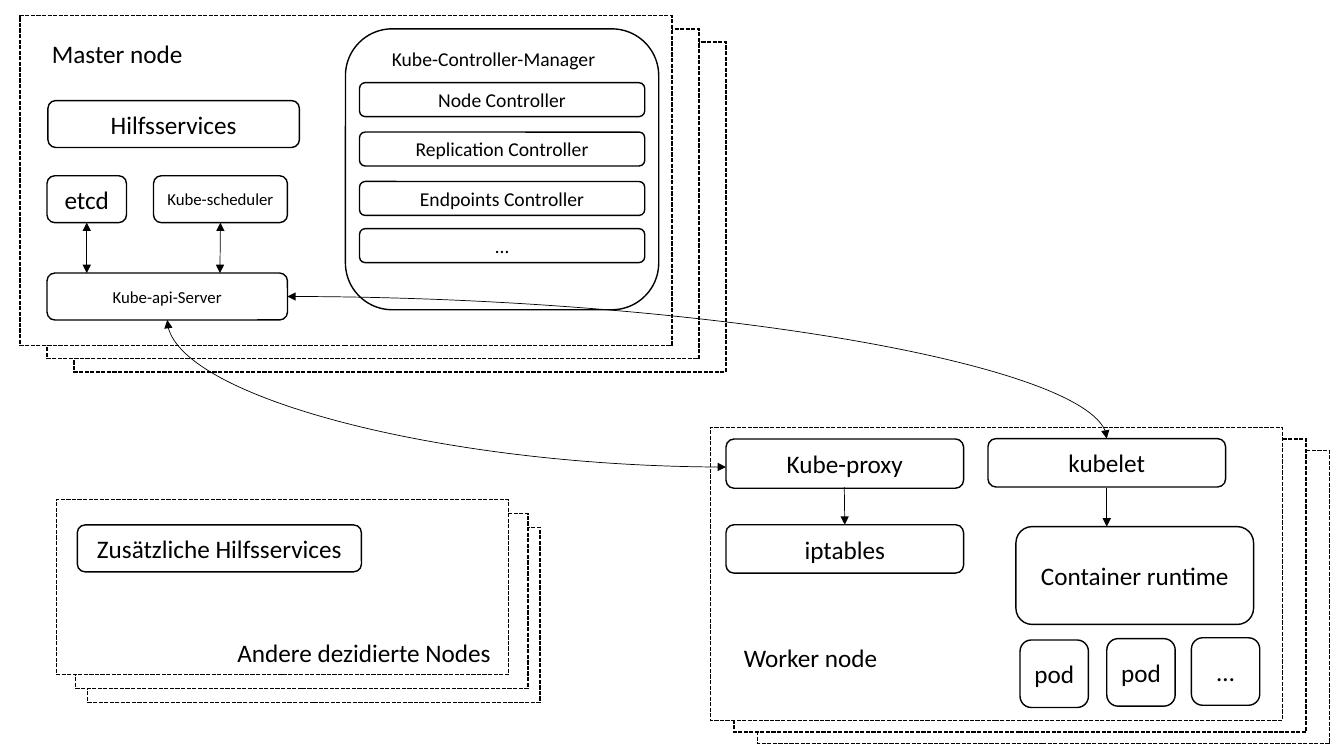
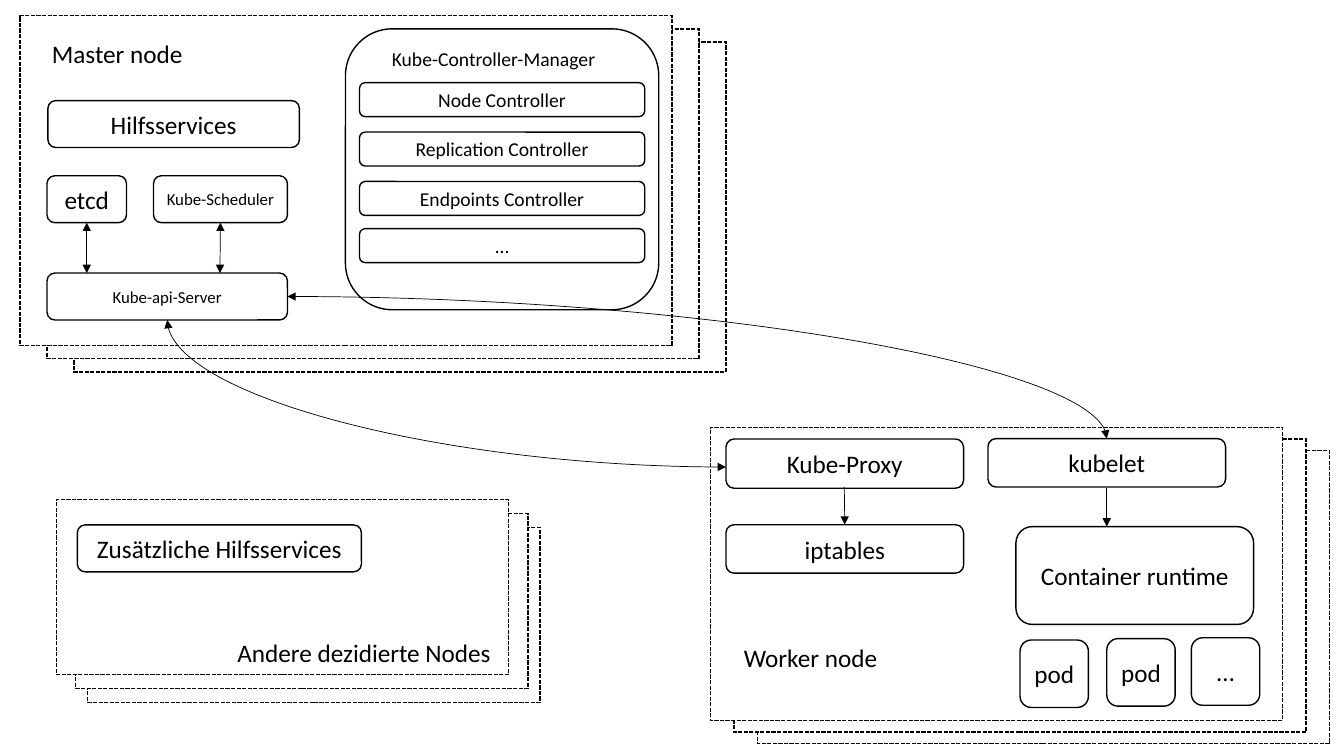
Before and after one commit to pewdsyx/dhbw-templateScientificPaper, a slide deck: slide 1 of img/source vectorgrafics/k8sArchInteraktion.pptx. Drawn at 1344x756 pixels with LibreOffice and Linux fonts; fonts in the diff are those of the drawing. Boxes give left, top, right and bottom in pixels: in the first picture for what was removed or moved away, otherwise in the second. Text is boxed around its words. In the diff, an @@ line names an element or a change of style, - is before the commit and + after.

```diff
--- a/img/source vectorgrafics/k8sArchInteraktion.pptx
+++ b/img/source vectorgrafics/k8sArchInteraktion.pptx
@@ text in rounded rectangle at bbox=[167, 193, 274, 205]: text changed @@
-Kube-scheduler
+Kube-Scheduler
@@ text in rounded rectangle at bbox=[787, 455, 903, 477]: text changed @@
-Kube-proxy
+Kube-Proxy
```
Also in this commit, not shown: 10 other files.
